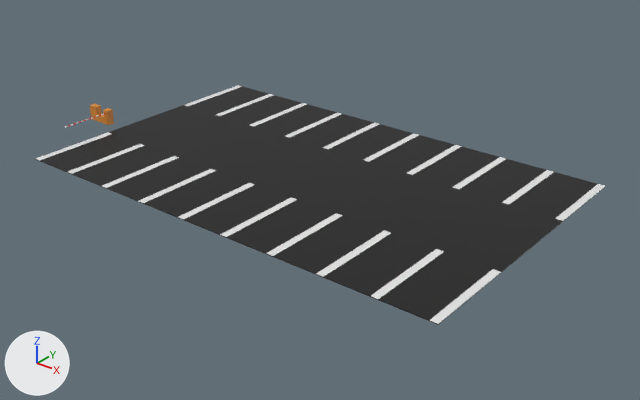
A saved change to the Blender file Blender/ParqueEstacionamento.blend.
Before and after are seen from a camera (50 mm lens) standing at (84.5, -103.2, 59.5) and looking at (1.5, 0.5, -4.8). Lighting does not change. The marker at lower left points along +X, +Y and +Z.
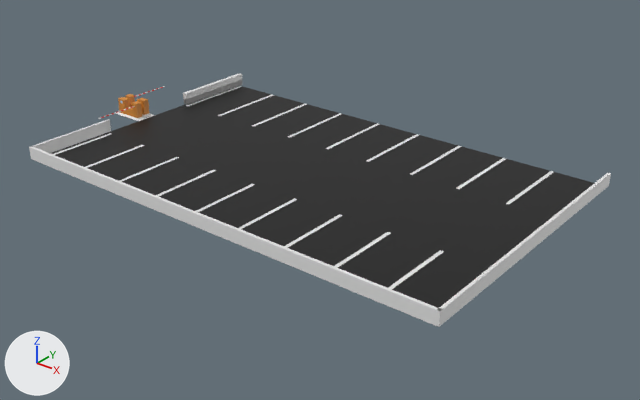
Pixel boxes [x1, y1, x2, y2] of what changed, in the pictures (640 x 400 px):
'Cube.014', added
    after: [29, 146, 442, 327]
'Cube.013', added
    after: [437, 173, 611, 325]
'Cube.015', added
    after: [33, 119, 111, 153]
'Cube.019', added
    after: [183, 73, 242, 99]
'Cube.017', added
    after: [184, 80, 243, 105]
'Cube.001', moved
    before: [103, 108, 114, 125]
    after: [132, 101, 142, 118]
'Cube.003', moved, reshaped
    before: [90, 104, 102, 121]
    after: [118, 97, 130, 114]
'Cube.008', added
    after: [137, 98, 149, 115]
'Cube.002', moved
    before: [97, 113, 105, 124]
    after: [125, 106, 133, 117]
'Cube.007', added
    after: [115, 112, 146, 121]
'Cube.010', added
    after: [125, 94, 135, 104]
part 1 of me_cube, built on
    before: [35, 85, 605, 324]
    after: [50, 86, 553, 289]

The change, as a list of edits to the scene's bpy script:
```text
Change me_cube:
    used by ob_cube; location = (0.0, 0.0, 0.0); scale = (40.0, 25.0, 0.06)
    remove me_cube.from_pydata(...)  # 1170 vertices, 1168 faces; spans x -1.0..1.0, y -1.0..1.0, z -1.0..1.0
    add me_cube.from_pydata(...)  # 1350 vertices, 1348 faces; spans x -1.0..1.0, y -1.0..1.0, z -1.0..1.0
    me_cube part 1
    180 faces are deleted
    180 vertices are added at x -0.98..0.98, y -1.0..1.0, z -1.0..1.0
    320 new faces join them, mat_material (black #111111)
    40 new faces join them, mat_material_001 (white #e7e7e7)
Add me_cube_008:
    me_cube_008.from_pydata([(-1.0, -1.0, -1.0), (-0.69, -0.58, 1.94), (-1.0, 1.0, -1.0), (-0.69, 0.62, 1.89), (1.0, -1.0, -1.0), (0.77, -0.58, 1.95), (1.0, 1.0, -1.0), (0.77, 0.62, 1.89)], [], [(0, 1, 3, 2), (2, 3, 7, 6), (6, 7, 5, 4), (4, 5, 1, 0), (2, 6, 4, 0), (7, 3, 1, 5)])
Change ob_cube_001:
    ob_cube_001.location: (-43.4, -6.3, 1.4) -> (-41.4, -1.1, 1.7)
Change ob_cylinder:
    ob_cylinder.location: (-43.41, -11.39, 2.234) -> (-41.87, -5.446, 2.422)
Change ob_cube_002:
    ob_cube_002.location: (-45.1, -6.3, 0.7) -> (-43.1, -1.1, 1.0)
Change ob_cube_003:
    ob_cube_003.location: (-47.1, -6.3, 1.4) -> (-45.1, -1.1, 1.7)
Change ob_cube_005:
    remove ob_cube_005.hide_set(True)
Add ob_cube_019:
    ob_cube_019 = bpy.data.objects.new('Cube.019', me_cube_022)  # 208 vertices, 218 faces; spans x -1.0..1.0, y -16.1..0.0, z -1.0..1.0
    ob_cube_019.location = (-40.0, 25.9, 1.8)
    ob_cube_019.scale = (0.408, 1.0, 0.6)
Add ob_cube_017:
    ob_cube_017 = bpy.data.objects.new('Cube.017', me_cube_020)  # 192 vertices, 208 faces; spans x -1.0..1.0, y -15.1..1.0, z -1.0..1.0
    ob_cube_017.location = (-40.0, 24.9, 0.6)
    ob_cube_017.scale = (0.408, 1.0, 0.6)
Add ob_cube_015:
    ob_cube_015 = bpy.data.objects.new('Cube.015', me_cube_005.copy())  # the mesh of ob_cube_004
    ob_cube_015.location = (-40.3, -16.8, 1.1)
    ob_cube_015.scale = (0.25, 8.22, 1.1)
Add ob_cube_014:
    ob_cube_014 = bpy.data.objects.new('Cube.014', me_cube_005.copy())  # the mesh of ob_cube_004
    ob_cube_014.location = (-0.1, -25.2, 1.1)
    ob_cube_014.rotation_euler = (0.0, 0.0, 1.571)  # degrees (0, 0, 90)
    ob_cube_014.scale = (0.25, 40.5, 1.1)
Add ob_cube_013:
    ob_cube_013 = bpy.data.objects.new('Cube.013', me_cube_005.copy())  # the mesh of ob_cube_004
    ob_cube_013.location = (40.1, 0.0, 1.1)
    ob_cube_013.scale = (0.25, 25.4, 1.1)
Add ob_cube_010:
    ob_cube_010 = bpy.data.objects.new('Cube.010', me_cube_013)  # a box spanning x -1.0..1.0, y -1.0..1.0, z -1.0..1.0; in mat_material_010 (orange #d88932)
    ob_cube_010.location = (-45.6, 0.9, 1.7)
    ob_cube_010.rotation_euler = (0.0, 0.0, -3.136)  # degrees (0, 0, -180)
    ob_cube_010.scale = (0.6, 0.6, 1.4)
Add ob_cube_008:
    ob_cube_008 = bpy.data.objects.new('Cube.008', me_cube_011)  # 28 vertices, 18 faces; spans x -1.0..1.0, y -1.0..1.0, z -1.0..1.0; in mat_material_010 (orange #d88932), mat_material_011 (blue #bad2e7), mat_material_012 (black #111111)
    ob_cube_008.location = (-42.0, 0.9, 1.7)
    ob_cube_008.rotation_euler = (0.0, 0.0, -3.136)  # degrees (0, 0, -180)
    ob_cube_008.scale = (0.88, 0.6, 1.4)
Add ob_cube_007:
    ob_cube_007 = bpy.data.objects.new('Cube.007', me_cube_008)
    ob_cube_007.location = (-43.5, -1.1, 0.1)
    ob_cube_007.scale = (3.54, 1.0, 0.1)
```
